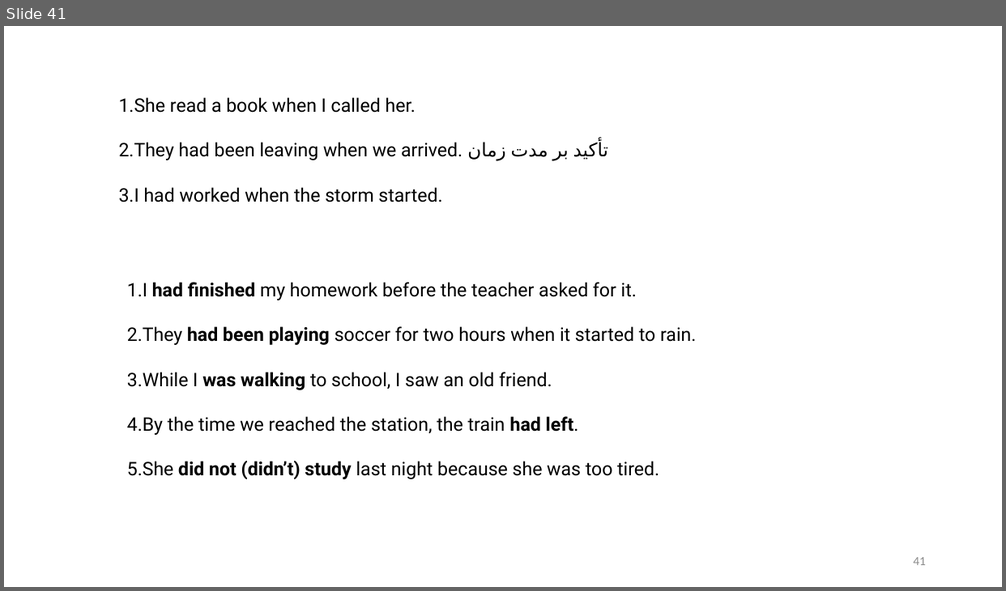
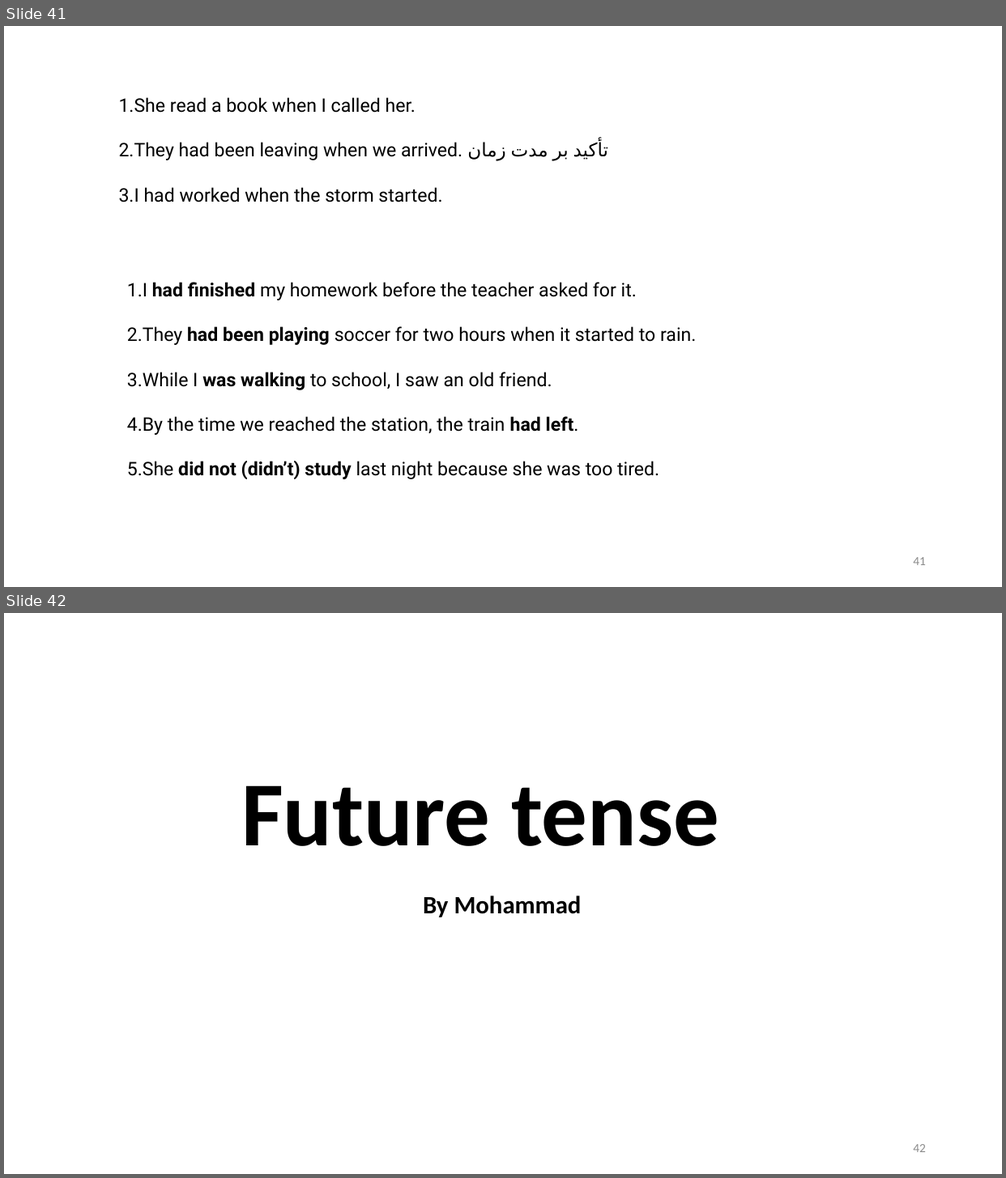
Before and after one commit to mmmovahed/English_grammer_self_study, a slide deck: English.pptx. Shown one above the other, each under a label of ours: slide 41 before the commit, slides 41 and 42 after it. The pictures are 1006x591 and 1006x1178 pixels, drawn with LibreOffice and Linux fonts; fonts in the diff are those of the drawing. Boxes give left, top, right and bottom in pixels: in the first picture for what was removed or moved away, otherwise in the second. Text is boxed around its words. In the diff, an @@ line names an element or a change of style, - is before the commit and + after.

Commit message:
Future tense.

```diff
--- a/English.pptx
+++ b/English.pptx
@@ slide 42 added at (x1=4, y1=613, x2=1002, y2=1174), background #FFFFFF @@
@@ text added at (x1=241, y1=786, x2=719, y2=846), 88 pt, text #000000, bold @@
+Future tense
@@ text added at (x1=423, y1=896, x2=582, y2=918), 24 pt, text #000000, bold @@
+By Mohammad
@@ page number added at (x1=913, y1=1144, x2=926, y2=1152), 12 pt, text #8C8C8C @@
+42
```
Also in this commit, not shown: 13 other slides added.
